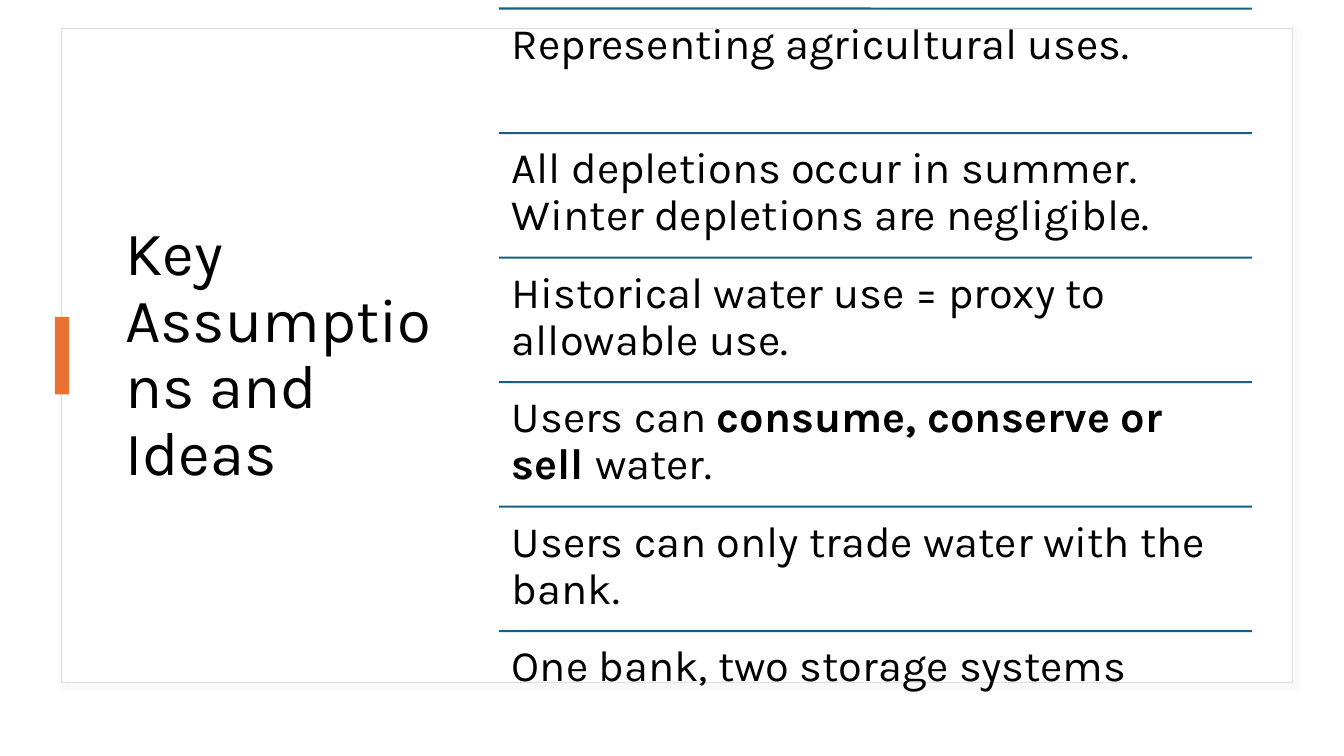
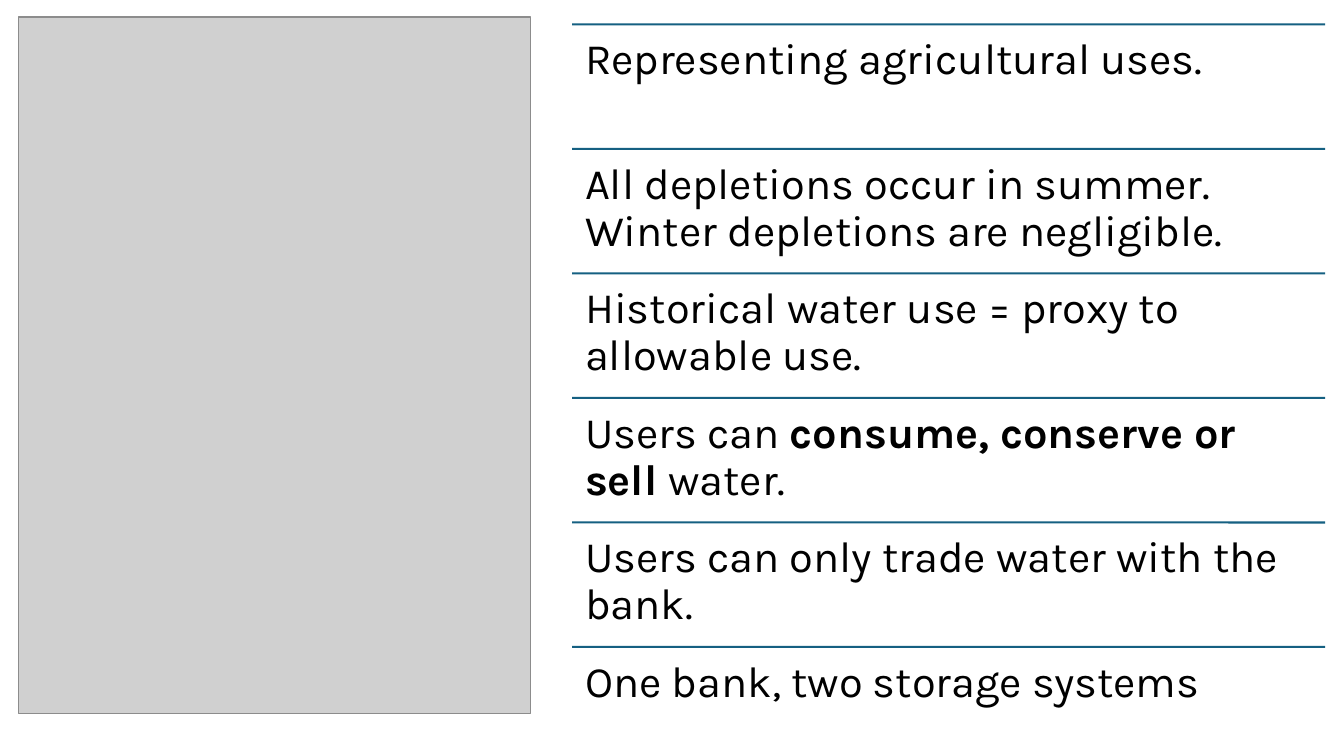
Before and after one commit to HaadiaBaig/BearRiverWaterBank, a slide deck: slide 3 of Session Guide/IntroPresentation.pptx. Drawn at 1344x756 pixels with LibreOffice and Linux fonts; fonts in the diff are those of the drawing; grey boxes stand for pictures. Boxes give left, top, right and bottom in pixels: in the first picture for what was removed or moved away, otherwise in the second. Text is boxed around its words. In the diff, an @@ line names an element or a change of style, - is before the commit and + after.

```diff
--- a/Session Guide/IntroPresentation.pptx
+++ b/Session Guide/IntroPresentation.pptx
@@ picture added at box(19, 17, 531, 714) @@
@@ rectangle removed at box(62, 28, 1293, 683) @@
@@ title removed at box(125, 236, 316, 476) @@
-Key Assumptions and Ideas
@@ rectangle removed at box(55, 317, 70, 394) @@
@@ 6 texts, 6 lines: place and size @@
-6 texts, 6 lines at box(499, 9, 1252, 692)
+6 texts, 6 lines at box(573, 24, 1326, 708)
```
Also in this commit, not shown: 2 other slides changed, 1 slide added, 1 slide removed.
